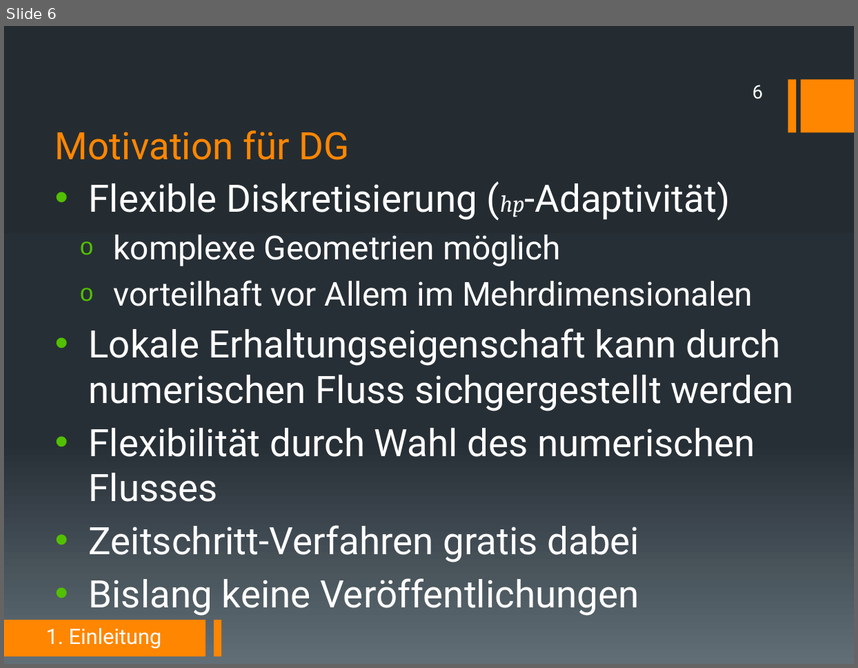
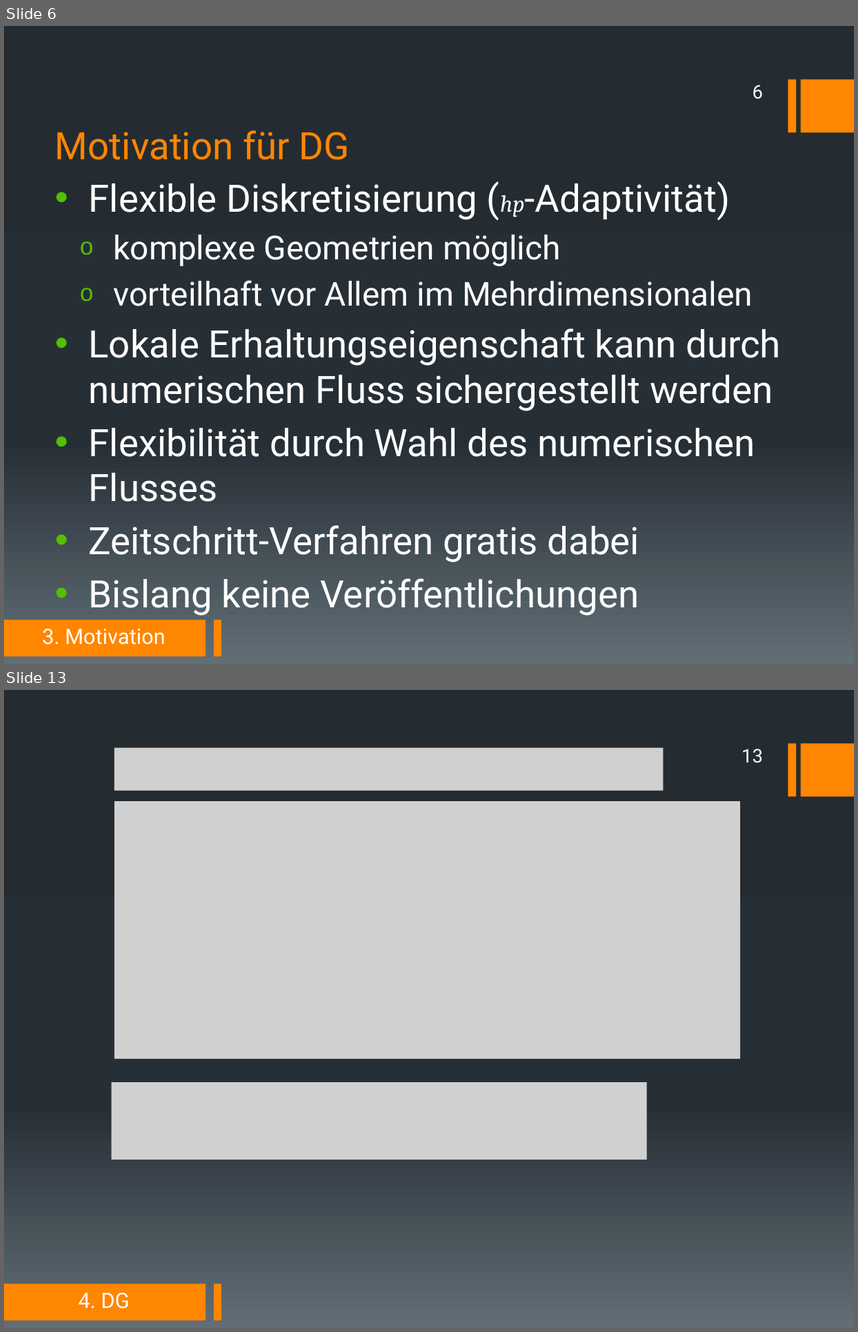
Before and after one commit to DerKleineGauss/Masterarbeit, a slide deck: Abschlussvortrag/Präsentation.pptx. Shown one above the other, each under a label of ours: slide 6 before the commit, slides 6 and 13 after it; the slides between them are not shown. The pictures are 858x668 and 858x1332 pixels, drawn with LibreOffice and Linux fonts; fonts in the diff are those of the drawing; grey boxes stand for pictures. Boxes give left, top, right and bottom in pixels: in the first picture for what was removed or moved away, otherwise in the second. Text is boxed around its words. In the diff, an @@ line names an element or a change of style, - is before the commit and + after.

```diff
--- a/Abschlussvortrag/Präsentation.pptx
+++ b/Abschlussvortrag/Präsentation.pptx
@@ slide 13 added at [4,690,854,1328], background gradient #242C33 to #273037 to #636D76; not listed: 4 template elements that a slide beside it also shows @@
@@ picture added at [114,748,664,790] @@
@@ page number added at [742,749,763,763], 16 pt, text #FFFFFF @@
+13
@@ picture added at [114,801,740,1059] @@
@@ picture added at [111,1082,646,1159] @@
@@ text added at [79,1292,130,1308], 18 pt, text #FFFFFF @@
+4. DG
@@ slide 6 changed as well @@
@@ text at [88,328,781,411]: text changed @@
-• Lokale Erhaltungseigenschaft kann durch numerischen Fluss sichgergestellt werden
+• Lokale Erhaltungseigenschaft kann durch numerischen Fluss sichergestellt werden
@@ text at [42,628,165,644]: text changed @@
-1. Einleitung
+3. Motivation
```
Also in this commit, not shown: 6 other slides changed, 13 other slides added, 7 slides removed.
